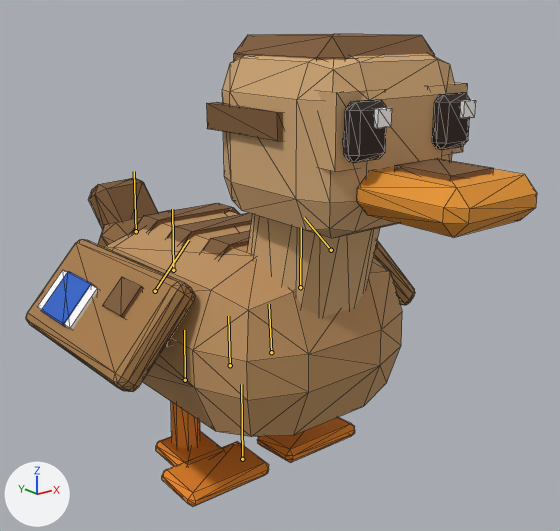
One commit to the glTF model games/zoo/public/models/duck_female.glb: the scene before it, then after it.
One viewpoint serves both versions: a 50 mm camera at (-0.509, -0.713, 0.533) aimed at (0.018, -0.054, 0.269). The lights are fixed; the arrows at lower left show +X, +Y and +Z. The picture after the commit comes second. Both versions are drawn at frame 20 of the action 'Play'; the numbers are the values there. The bones that bend it are drawn over the model as lines. Mesh edges are drawn as thin lines.

In view in the first picture: 'duck_female'.
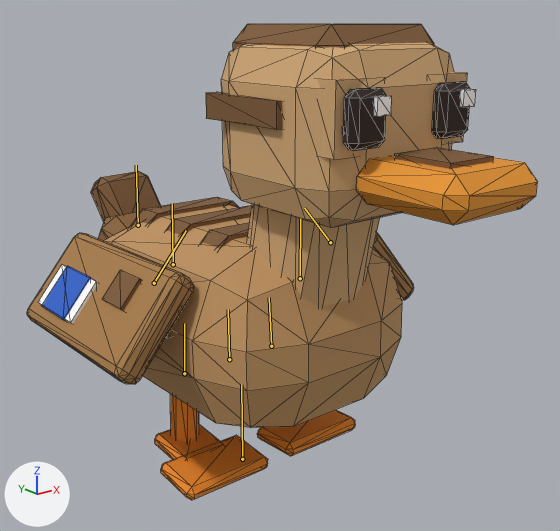
Where the change shows, as pixel boxes (x1, y1, x2, y2) in the pictures (560 x 531 px):
'duck_female', posed
    before: (26, 34, 537, 506)
    after: (27, 24, 538, 500)
bone 'body', root to tip
    before: (230, 365) to (228, 316)
    after: (229, 359) to (228, 309)
bone 'leg_FL', root to tip
    before: (331, 250) to (304, 217)
    after: (330, 242) to (304, 208)
bone 'leg_FR', root to tip
    before: (155, 291) to (188, 240)
    after: (154, 283) to (186, 230)
bone 'leg_HR', root to tip
    before: (185, 380) to (184, 330)
    after: (184, 373) to (184, 323)
bone 'tail1', root to tip
    before: (173, 270) to (172, 209)
    after: (173, 264) to (172, 203)

The change in detail:
Bone 'body' (bone_body) moves from (0.0, 0.0197, 0.0) to (0.0, 0.0283, 0.0).
Bone 'leg_FL' (bone_leg_fl) turns from (0, 0, 43) to (0, 0, 40) degrees about its own x, y and z.
Bone 'leg_FR' (bone_leg_fr) turns from (0, 0, -43) to (0, 0, -40) degrees about its own x, y and z.
Bone 'leg_HR' (bone_leg_hr) turns from (4, 0, 0) to (5, 0, 0) degrees about its own x, y and z.
Bone 'tail1' (bone_tail1) turns from (2, 12, 0) to (3, 9, 0) degrees about its own x, y and z.
